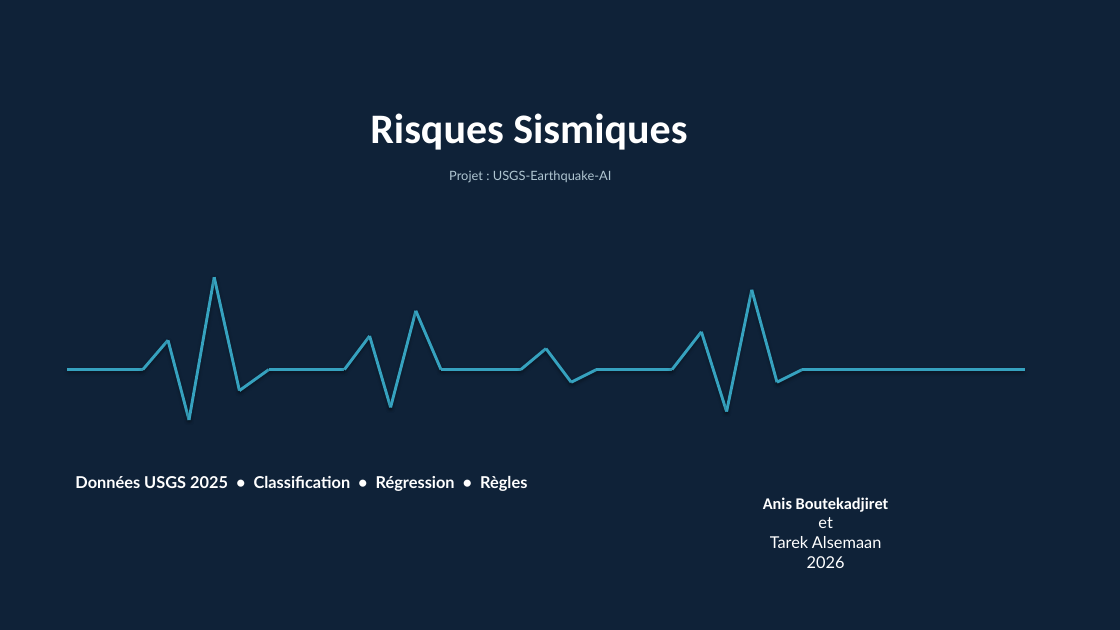
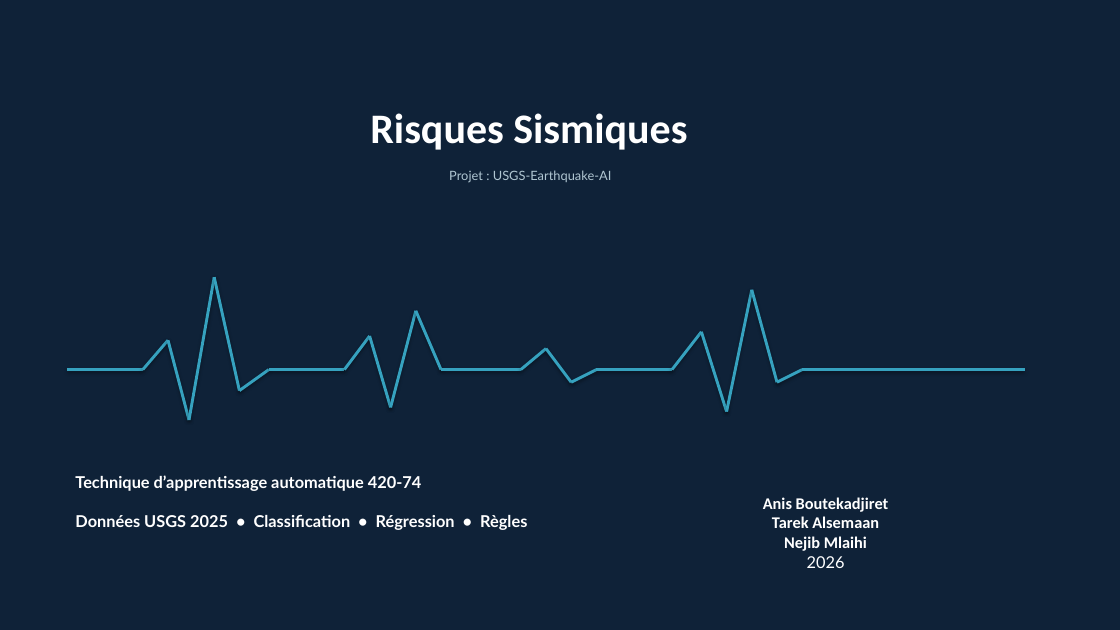
Before and after one commit to tarekalsemaan/USGS-Earthquake-AI, a slide deck: slide 1 of Presentation_TP_USGS_Earthquake_AI_FINAL.pptx. Drawn at 1120x630 pixels with LibreOffice and Linux fonts; fonts in the diff are those of the drawing. Boxes give left, top, right and bottom in pixels: in the first picture for what was removed or moved away, otherwise in the second. Text is boxed around its words. In the diff, an @@ line names an element or a change of style, - is before the commit and + after.

```diff
--- a/Presentation_TP_USGS_Earthquake_AI_FINAL.pptx
+++ b/Presentation_TP_USGS_Earthquake_AI_FINAL.pptx
@@ text at (75,475,422,491): paragraph added @@
+Technique d’apprentissage automatique 420-74
@@ text at (772,516,879,528): font Lato to Calibri, bold on in "Tarek Alsemaan" @@
@@ text at (784,536,867,551): paragraph added @@
+Nejib Mlaihi
@@ text at (818,517,832,528): paragraph removed @@
-et
```
Also in this commit, not shown: 3 other slides changed.
